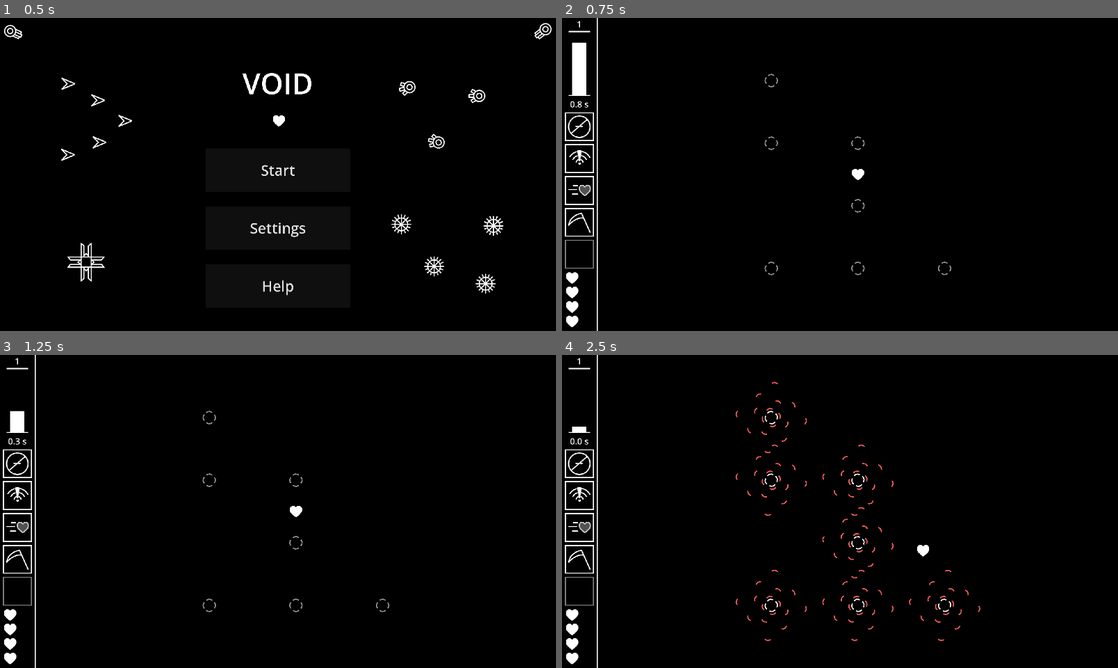
Above: before the commit, frames 1-4 (two rows, left to right).
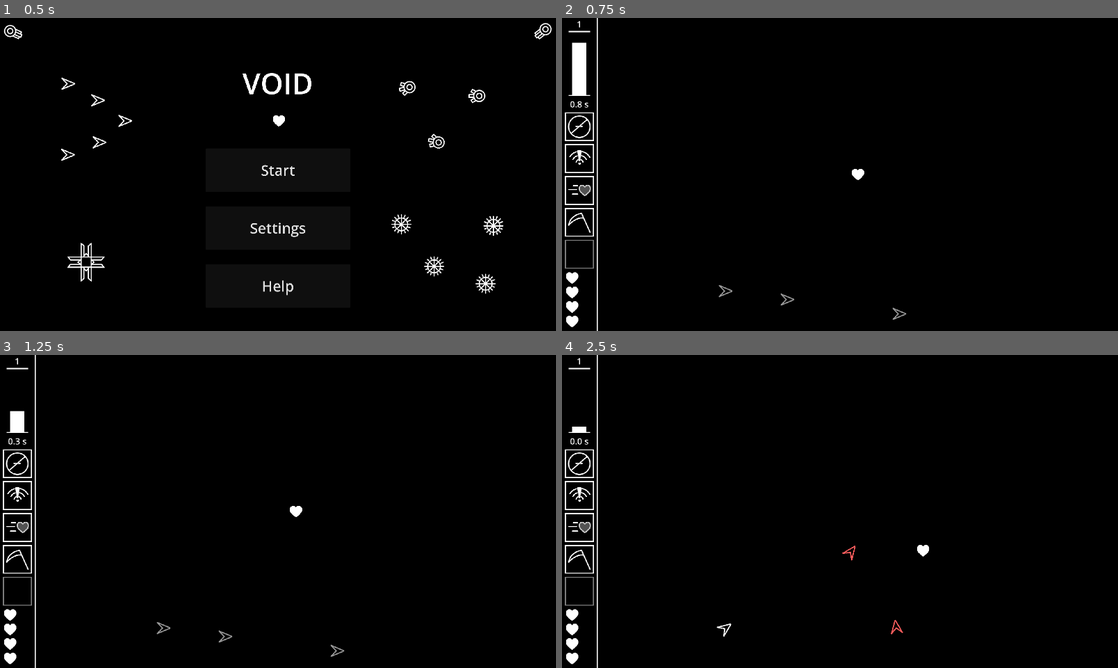
Above: after the commit, the same moments.

Repository: OrusLiOx/VOID
Game: Godot game, scene res://Scenes/main.tscn
The game is run twice, just before and just after one commit, with the same random seed, the same clock (stepped at 60 frames per second) and the same inputs.
Inputs:
- Up to frame 1 (0.5 s): no input
- Up to frame 2 (0.75 s): click "Start" at 0.5 s
- Up to frame 3 (1.25 s): no input
- Up to frame 4 (2.5 s): hold D (Right) 1.28-2.03 s; tap F (Item) at 1.35, 2.1 s; hold S (Down) from 2.03 s (still down)

Frame 1 is identical in both runs. In frame 2, 0.3% of the frame differs, in the area x 28-71%, y 17-97%; in frame 3, 0.3%; in frame 4, 0.9%, in the area x 27-76%, y 8-92%.

Commit message:
reworking enemy spawns CURRENTLY DOES NOT WORK

Diff:
--- a/Godot/Globals/Globals.gd
+++ b/Godot/Globals/Globals.gd
@@ -9,6 +9,7 @@
 
 var lives = 1
 var infiniteLives
+var healEachWave = 0
 
 var upgrades
 
--- a/Godot/Scenes/Player/Scripts/player.gd
+++ b/Godot/Scenes/Player/Scripts/player.gd
@@ -9,6 +9,7 @@
 var hpMax = 5
 var healthBar
 var canAbility
+var shield
 
 var a:Dictionary
 var charges:Array
@@ -73,6 +74,7 @@
 	iframes = 0
 	inv = false
 	hpMax = 4
+	shield = false
 	heal()
 	healthBar.size.y = 42.0*hp/hpMax
 	visible = true
@@ -116,12 +118,20 @@
 func hit(damage):
 	if iframes >0:
 		return
+	if shield:
+		shield = false
+		emit_signal("update_health", hp, hpMax, false)
+		return
 	hp = max(0, hp-damage)
 	healthBar.size.y = 42*hp/hpMax
 	iframes = .5 + Globals.get_upgrade_value("iframes")
 	if hp <=0:
 		die()
 	emit_signal("update_health", hp, hpMax)
+
+func gain_shield():
+	shield = true
+	emit_signal("update_health", hp, hpMax, true)
 
 func _on_area_2d_area_entered(area):
 	if area.is_in_group("Projectile"):
--- a/Godot/Scenes/Scripts/game.gd
+++ b/Godot/Scenes/Scripts/game.gd
@@ -8,7 +8,8 @@
 var waveTimerBar
 var waveTimerCount
 var waveLength
-var waveWeight
+var numOfHazards
+var numOfPacks
 var enemyTypes
 
 var enemyData:Dictionary
@@ -31,48 +32,53 @@
 	waveTimerCount = $Hud/Wave/TimeBar/Bot/Label
 	gameState = "inactive"
 
+	hazardData = {
+		"gattler":
+		{
+			"scene": load("res://Scenes/Enemies/Hazard/gattling_gunner.tscn"),
+			"group size" : 1,
+			"max":4,
+			"corner": true
+		},
+		"spike bomb":
+		{
+			"scene":load("res://Scenes/Enemies/Hazard/spike_bomb.tscn"),
+			"group size" : 3,
+			"max":100,
+			"corner": false
+		},
+		"spinning laser":
+		{
+			"scene":load("res://Scenes/Enemies/Hazard/spinning_laser.tscn"),
+			"group size" : 1,
+			"max":3,
+			"corner": false
+		},
+		"wave bomb":
+		{
+			"scene":load("res://Scenes/Enemies/Hazard/wave_bomb.tscn"),
+			"group size" : 3,
+			"max":100,
+			"corner": false
+		}
+	}
+
 	enemyData = {
-		"gattler":
-		{
-			"scene": load("res://Scenes/Enemies/Hazard/gattling_gunner.tscn"),
-			"weight":5,
-			"tags": ["corner"]
-		},
-		"spike bomb":
-		{
-			"scene":load("res://Scenes/Enemies/Hazard/spike_bomb.tscn"),
-			"weight":2,
-			"tags": ["hazard"]
-		},
-		"spinning laser":
-		{
-			"scene":load("res://Scenes/Enemies/Hazard/spinning_laser.tscn"),
-			"weight":5,
-			"tags": ["hazard"]
-		},
-		"wave bomb":
-		{
-			"scene":load("res://Scenes/Enemies/Hazard/wave_bomb.tscn"),
-			"weight":2,
-			"tags": ["hazard"]
-		},
 		"gunner":
 		{
 			"scene": load("res://Scenes/Enemies/Mobile/gunner.tscn"),
-			"weight":2,
-			"tags": []
+			"group size" : 3
+
 		},
 		"dasher":
 		{
 			"scene": load("res://Scenes/Enemies/Mobile/dasher.tscn"),
-			"weight":2,
-			"tags": []
+			"group size" : 3
 		},
 		"spike ball":
 		{
 			"scene": load("res://Scenes/Enemies/Mobile/spike_ball.tscn"),
-			"weight":1,
-			"tags": []
+			"group size" : 7
 		}
 	}
 
@@ -93,7 +99,8 @@
 	wave = 0
 	waveLength = 1
 	waveWait = 1
-	waveWeight = 14
+	numOfHazards = 0
+	numOfPacks = 1
 	enemyTypes = 1
 	start_wave()
 
@@ -151,7 +158,8 @@
 			child.position = Vector2(c*50,r*-50)
 			pass
 
-func _on_player_update_health(cur, maxhp):
+func _on_player_update_health(cur, maxhp, shield = false):
+	$Hud/Health/Shield.visible = shield
 	cur = max(0,cur)
 	for i in cur:
 		healthSprites[i].get_child(0).visible = true
@@ -188,6 +196,7 @@
 
 # wave stuff
 func start_wave():
+	print("start")
 	$Update.visible = false
 	Globals.player.canAbility = false
 	Globals.player.inv = true
@@ -205,11 +214,18 @@
 	Globals.player.canAbility = false
 	Globals.player.inv = true
 	Globals.player.pause_cooldowns()
-	Globals.player.heal(1)
+	Globals.player.heal(Globals.healEachWave)
+
 	for child in $holdProjectiles.get_children():
 		child.queue_free()
 	for child in holdEnemies.get_children():
 		child.queue_free()
+
+	numOfPacks+=1
+	if numOfPacks >= int(numOfHazards/2)+4:
+		numOfPacks = 1
+		numOfHazards += 1
+
 	waveTimer.start(3)
 
 func wave_go():
@@ -238,37 +254,36 @@
 
 func spawn_wave():
 	holdEnemies.modulate.a = .6
-	var w = waveWeight
 	var possibleEnemies = enemyData.keys()
-	var enemies:Array = Array()
-
-	for i in enemyTypes+int(wave/10):
-		var rand = randi_range(0,possibleEnemies.size()-1)
-		var enemy = enemyData[possibleEnemies[rand]]
-		enemies.push_back(enemy)
-
-	for enemy in enemies:
-		w-=spawn_pack(enemy)
-
-	while w > 0:
-		w-=spawn_pack(enemies.pick_random())
+	var hazards:Array = Array()
+
+	var i = 0
+
+	while i < numOfHazards:
+		var haz = hazardData.keys().pick_random()
+		while hazards.find(haz) == -1:
+			haz = hazardData.keys().pick_random()
+		hazards.push_back(haz)
+		haz = hazardData[haz]
+
+		var spawned = 0
+
+		while i < numOfHazards and spawned < haz["max"]:
+			spawn_hazard(haz)
+			i += 1
+			spawned += 1
+
+	for j in numOfPacks:
+		spawn_pack(enemyData[enemyData.keys().pick_random()])
+
 	pass
 
-func spawn_pack(enemy):
-	var weight = 0
-	var amount = max(1, (waveWeight+wave)/(enemyTypes+int(wave/10))/enemy["weight"])
-	for i in amount:
+func spawn_hazard(hazard):
+	for i in hazard["group size"]:
 		var child
 		var pos
 
-		if enemy["tags"].find("hazard") != -1:
-			if hazardSpawns.size() <=0:
-				continue
-			else:
-				var rand = randi_range(0, hazardSpawns.size()-1)
-				pos = hazardSpawns[rand]
-				hazardSpawns.remove_at(rand)
-		elif enemy["tags"].find("corner") != -1:
+		if hazard["corner"]:
 			if cornerSpawns.size()<=0:
 				continue
 			else:
@@ -276,21 +291,35 @@
 				pos = cornerSpawns[rand]
 				cornerSpawns.remove_at(rand)
 		else:
-			pos = Vector2(randf_range(124,1920),randf_range(0,1080))
+			if hazardSpawns.size() <=0:
+				continue
+			else:
+				var rand = randi_range(0, hazardSpawns.size()-1)
+				pos = hazardSpawns[rand]
+				hazardSpawns.remove_at(rand)
+
+		child = hazard["scene"].instantiate()
+		holdEnemies.add_child(child)
+		child.position = pos
+
+	pass
+
+func spawn_pack(enemy):
+	for i in enemy["group size"]:
+		var child
+		var pos
+
+		pos = Vector2(randf_range(124,1920),randf_range(0,1080))
 
 		child = enemy["scene"].instantiate()
 		holdEnemies.add_child(child)
 		child.position = pos
-
-		weight += enemy["weight"]
-
-	return weight
 
 func reset_spawns():
 	hazardSpawns.clear()
 	for x in 5:
 		for y in 4:
-			hazardSpawns.push_back(Vector2(1796.0/6*(x+1)+124, 1080.0/5*(y+1)))
+			hazardSpawns.push_back(Vector2(1796.0/5.5*(x+1)+124, 1080.0/4.5*(y+1)))
 
 	cornerSpawns = [
 		Vector2(174,50),
--- a/Godot/Scenes/Scripts/upgrades.gd
+++ b/Godot/Scenes/Scripts/upgrades.gd
@@ -68,10 +68,10 @@
 	have.clear()
 	available.clear()
 
-	#reset_general()
-	#reset_abilities()
-	#reset_items()
-	reset_temps()
+	reset_general()
+	reset_abilities()
+	reset_items()
+	#reset_temps()
 
 func reset_general():
 	have["health"] = 0
--- a/Godot/Scenes/game.tscn
+++ b/Godot/Scenes/game.tscn
@@ -1,10 +1,11 @@
-[gd_scene load_steps=10 format=3 uid="uid://cglbpyq6fsq81"]
+[gd_scene load_steps=11 format=3 uid="uid://cglbpyq6fsq81"]
 
 [ext_resource type="PackedScene" uid="uid://dnaqej8yhbeu8" path="res://Scenes/Player/player.tscn" id="1_cp43h"]
 [ext_resource type="Script" path="res://Scenes/Scripts/game.gd" id="1_dbkqe"]
 [ext_resource type="PackedScene" uid="uid://c7umn3wpd4dbn" path="res://Scenes/Player/ability_visual.tscn" id="2_y0ouu"]
 [ext_resource type="PackedScene" uid="uid://brxi1n0ij6ls2" path="res://Scenes/upgrades.tscn" id="4_icubv"]
 [ext_resource type="Texture2D" uid="uid://tkniconet2pk" path="res://Sprites/Player/abilityBase.png" id="4_v24ak"]
+[ext_resource type="Texture2D" uid="uid://b3qc1uq2rgaji" path="res://Sprites/Player/shield.png" id="5_147tf"]
 
 [sub_resource type="RectangleShape2D" id="RectangleShape2D_npagf"]
 size = Vector2(2997, 1909)
@@ -152,6 +153,10 @@
 [node name="Health" type="Node2D" parent="Hud"]
 position = Vector2(35, 1047)
 
+[node name="Shield" type="Sprite2D" parent="Hud/Health"]
+position = Vector2(26, -77)
+texture = ExtResource("5_147tf")
+
 [node name="ColorRect" type="ColorRect" parent="Hud"]
 offset_left = 120.0
 offset_right = 124.0
Binary file added: Godot/Sprites/Player/shield.png
Not shown, added: Godot/Sprites/Player/shield.png.import
